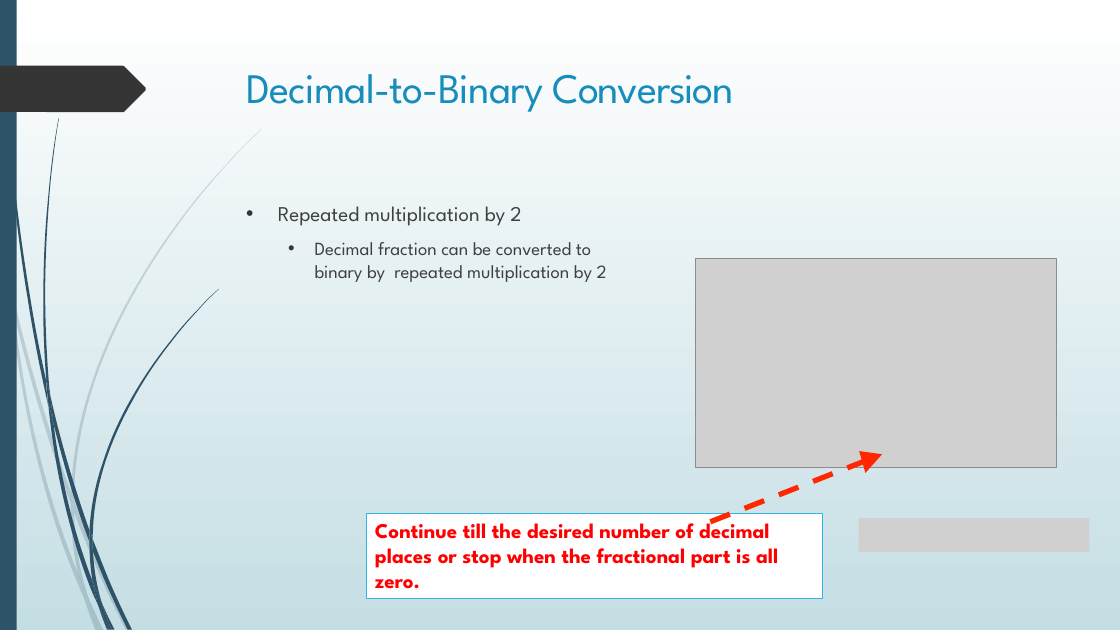
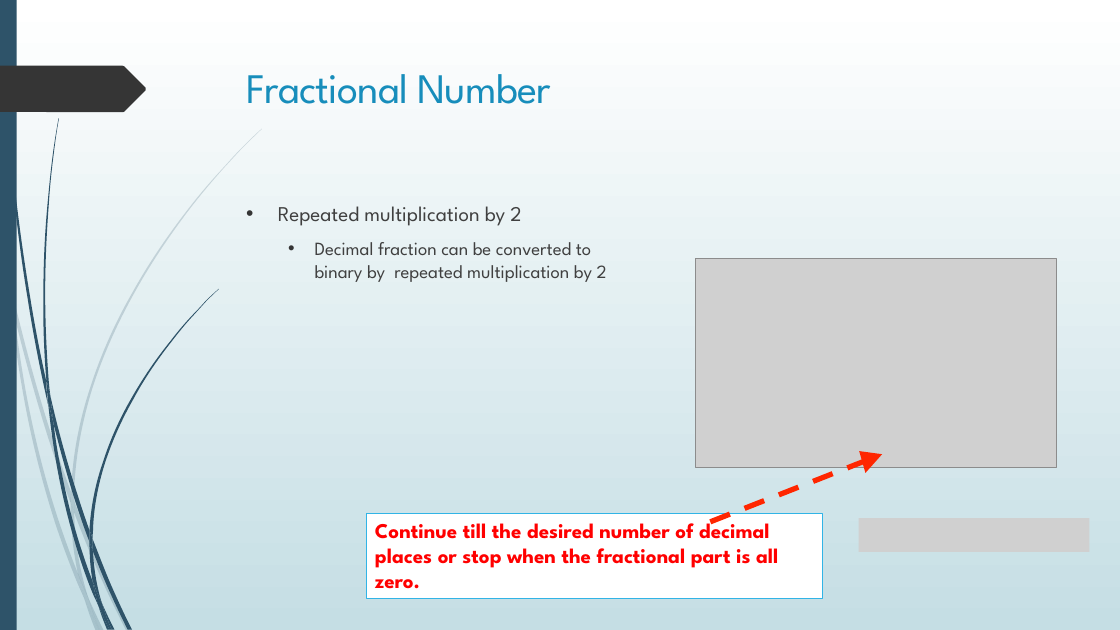
Before and after one commit to SatyakiDas/ulab_course_materials, a slide deck: slide 13 of SPRING 20/CSE 101/Course Materials/number_systems_and_ops_1.pptx (slide 9 before the commit). Drawn at 1120x630 pixels with LibreOffice and Linux fonts; fonts in the diff are those of the drawing; grey boxes stand for pictures. Boxes give left, top, right and bottom in pixels: in the first picture for what was removed or moved away, otherwise in the second. Text is boxed around its words. In the diff, an @@ line names an element or a change of style, - is before the commit and + after.

Commit message:
added number systems and operations part II slides

```diff
--- a/SPRING 20/CSE 101/Course Materials/number_systems_and_ops_1.pptx
+++ b/SPRING 20/CSE 101/Course Materials/number_systems_and_ops_1.pptx
@@ title at (247, 74, 551, 104): text changed @@
-Decimal-to-Binary Conversion
+Fractional Number
```
Also in this commit, not shown: 5 other slides changed, 4 slides added, 4 other files.
